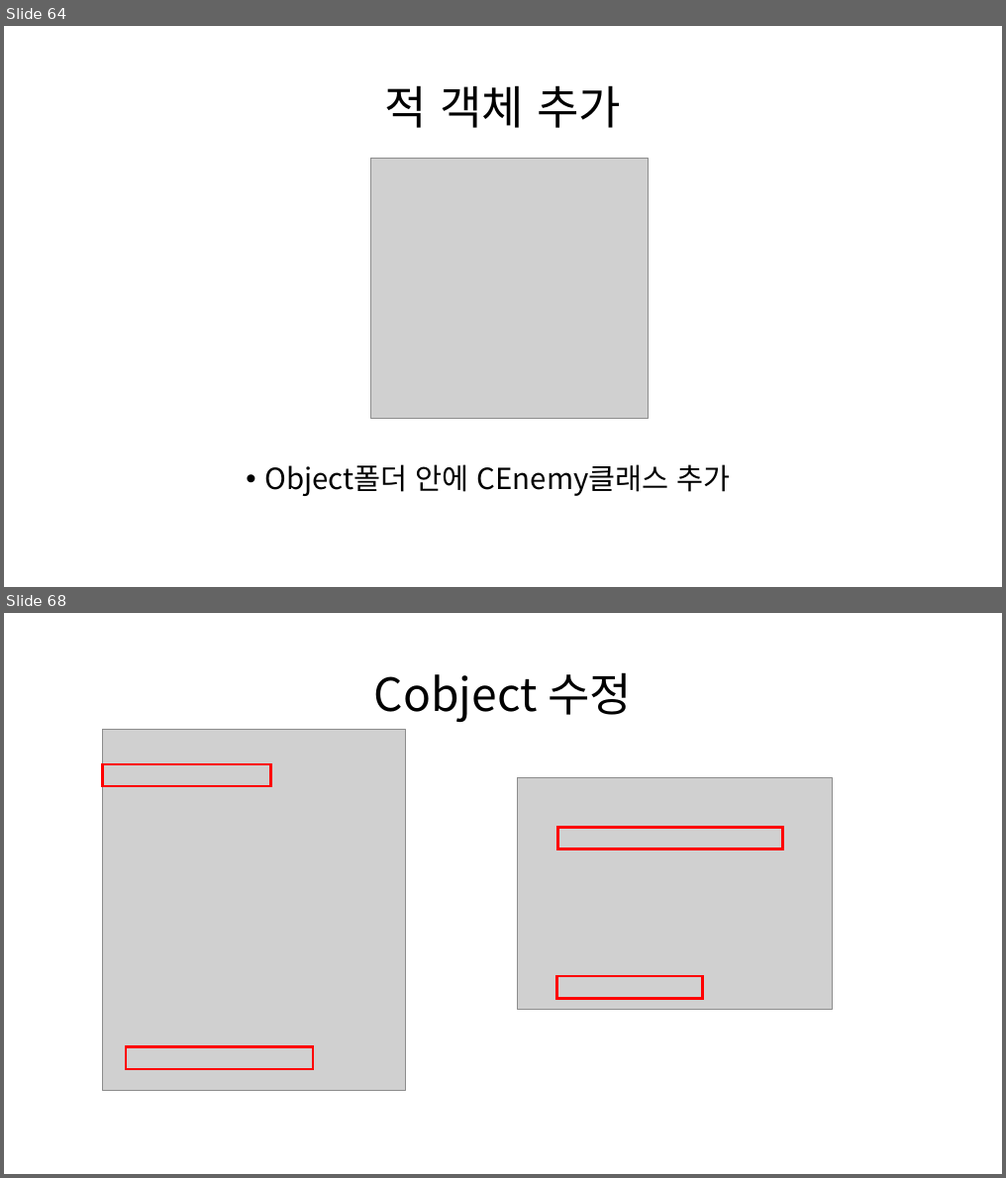
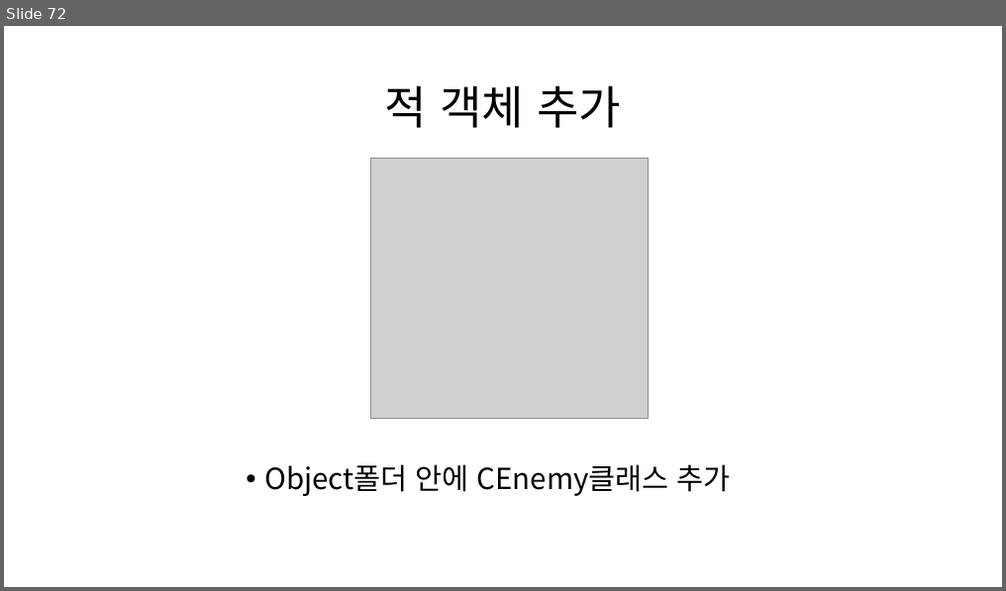
Before and after one commit to Kimseongtae9911/WarpOpenGL, a slide deck: 프레임워크.pptx. Shown one above the other, each under a label of ours: slides 64 and 68 before the commit, slide 72 after it; the slides between them are not shown. The pictures are 1006x1178 and 1006x591 pixels, drawn with LibreOffice and Linux fonts; fonts in the diff are those of the drawing; grey boxes stand for pictures. Boxes give left, top, right and bottom in pixels: in the first picture for what was removed or moved away, otherwise in the second. Text is boxed around its words. In the diff, an @@ line names an element or a change of style, - is before the commit and + after.

```diff
--- a/프레임워크.pptx
+++ b/프레임워크.pptx
@@ slide 68 removed at (x1=4, y1=613, x2=1002, y2=1174), background #FFFFFF @@
@@ title removed at (x1=374, y1=672, x2=632, y2=722) @@
-Cobject 수정
@@ picture removed at (x1=103, y1=729, x2=405, y2=1090) @@
@@ rectangle removed at (x1=103, y1=764, x2=271, y2=786) @@
@@ picture removed at (x1=518, y1=777, x2=832, y2=1009) @@
@@ rectangle removed at (x1=558, y1=827, x2=782, y2=849) @@
@@ rectangle removed at (x1=557, y1=977, x2=703, y2=998) @@
@@ rectangle removed at (x1=126, y1=1048, x2=314, y2=1069) @@
@@ what was slide 64 is now slide 72 @@
```
Also in this commit, not shown: 6 slides changed, 12 slides added, 5 other slides removed, 7 other files.
